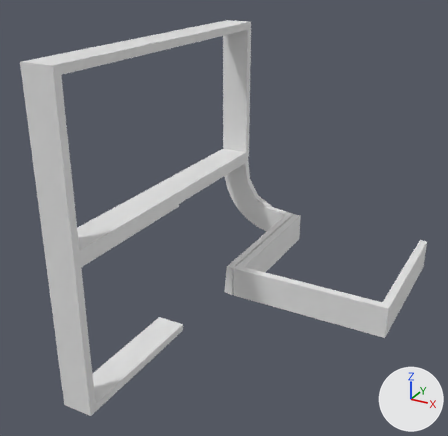
The OBJ model data/bmc/SET_4W2C/t_424.obj: old version first, new version second.
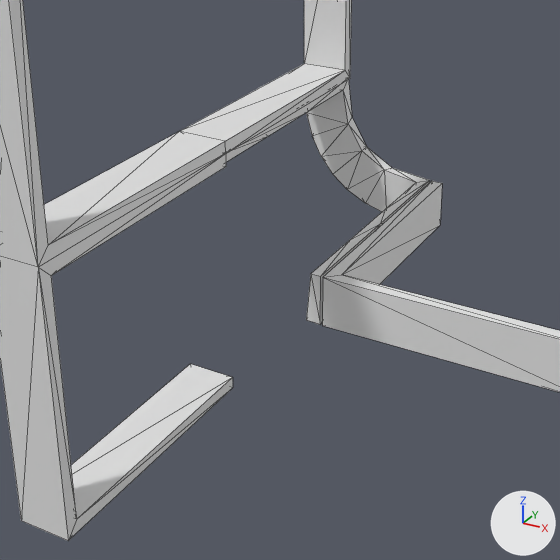
There are two pictures of each version: one whole from a 50 mm camera at (0.821, -1.557, 0.747) aimed at (-0.004, -0.057, -0.003), one close up on the part from 12% to 82% of the width and 26% to 98% of the height. The lights are fixed; the arrows at lower right show +X, +Y and +Z. The close-ups show mesh edges as thin lines. Where no turn or scale is listed for an object, it has been applied to the vertices.

The first close-up shows 't_424'.
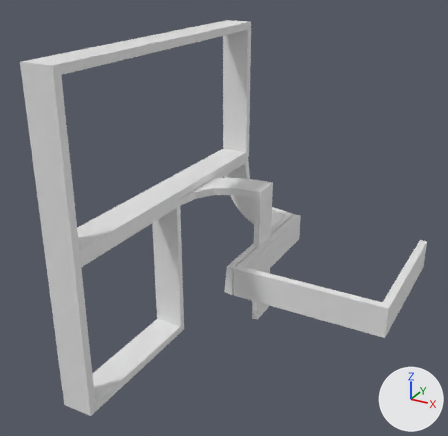
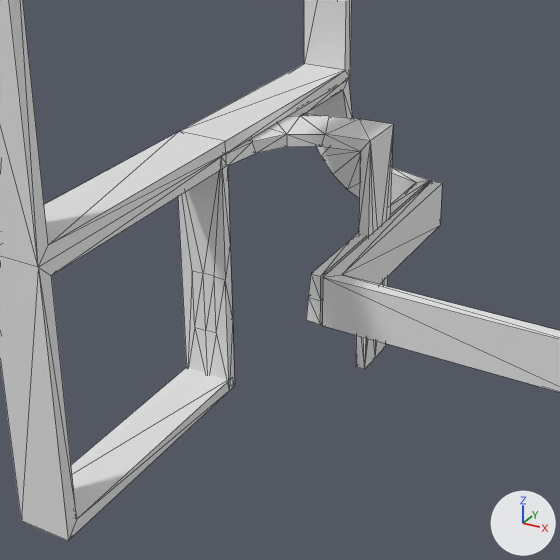
What differs and where, as boxes [x1, y1, x2, y2] in the close-ups (560 x 560 px):
part 1 of me_t_424, added
    after: [178, 116, 393, 391]
part 2 of me_t_424, built on
    both: [306, 180, 430, 324]

Patch to the scene script:
```diff
--- a/data/bmc/SET_4W2C/t_424.obj.py
+++ b/data/bmc/SET_4W2C/t_424.obj.py
@@ me_t_424 @@
 # used by ob_t_424; location = (0.0, 0.0, 0.0)
-me_t_424.from_pydata(...)  # 96 vertices, 190 faces; spans x -0.304..0.5, y -0.5..0.5, z -0.5..0.5
+me_t_424.from_pydata(...)  # 196 vertices, 386 faces; spans x -0.304..0.5, y -0.5..0.5, z -0.5..0.5
+# me_t_424 part 1: a new loose piece of 72 vertices spanning x -0.3..0.0, y -0.014..0.286, z -0.5..0.0
+# me_t_424 part 2
+# 20 faces are deleted
+# 16 vertices are added at x -0.279..-0.004, y 0.0..0.25, z -0.274..0.001
+# 6 new vertices lie (0.0, 0.125, 0.0) away from vertices in x -0.279..-0.004, y 0.0..0.125, z -0.274..0.001
+# 6 new vertices lie (0.0, 0.118, 0.0) away from vertices in x -0.278..-0.027, y 0.119, z -0.273..-0.022
+# 76 new faces join them
```
